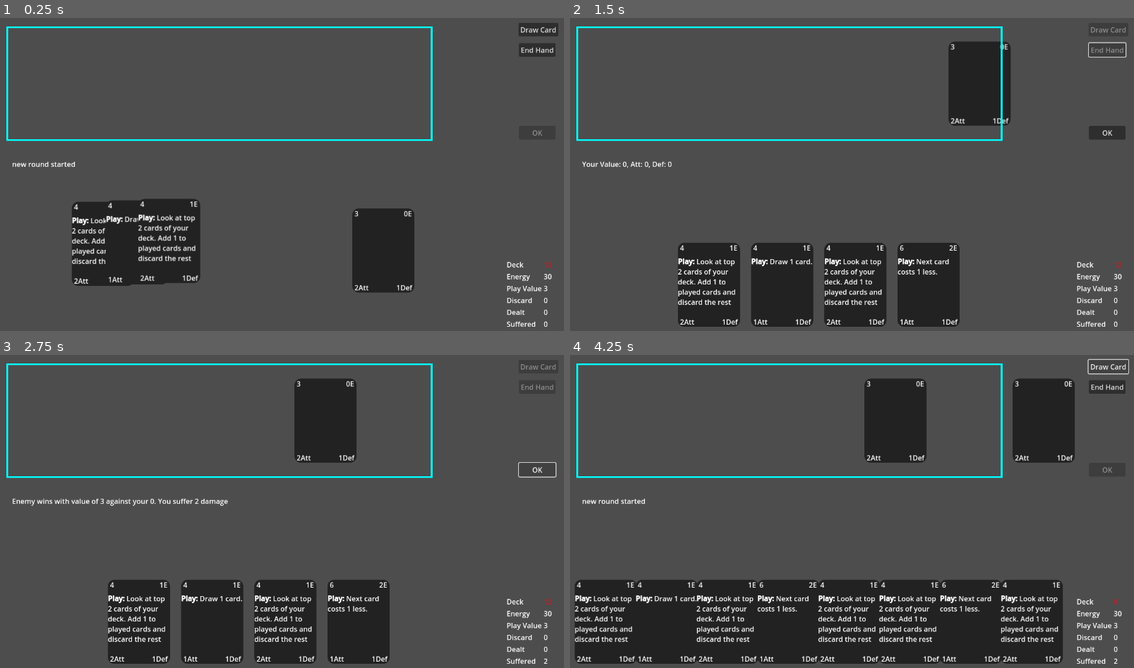
Above: before the commit, frames 1-4 (two rows, left to right).
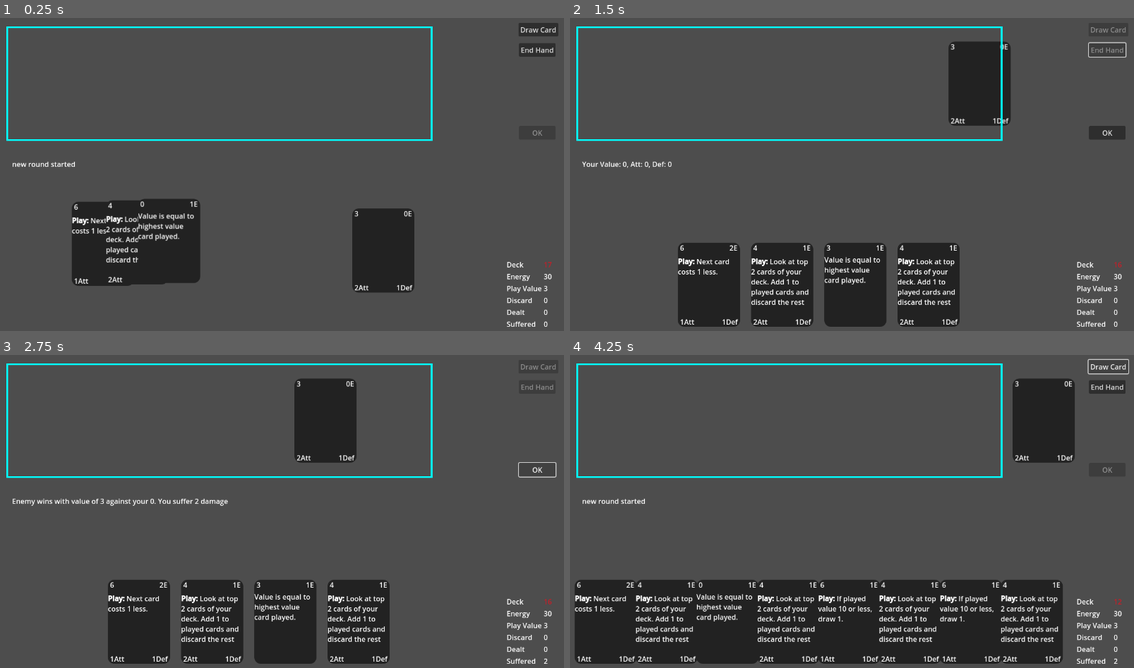
Above: after the commit, the same moments.

Repository: TicklesTheBrain/CardBuilder
Game: Godot game, scene res://game.tscn
Two runs of this game, one before a commit and one after it. Both use one fixed random seed, a clock stepped at 60 frames per second and the inputs below.
Inputs:
- Up to frame 1 (0.25 s): no input
- Up to frame 2 (1.5 s): click "Draw Card" at 0.5 s; click "End Hand" at 1.25 s
- Up to frame 3 (2.75 s): click "OK" at 2 s
- Up to frame 4 (4.25 s): click "OK" at 2.75 s; click "Draw Card" at 3.5 s

The runs differ from the first frame. In frame 1, 1.3% of the frame differs, in the area x 12-98%, y 58-85%; in frame 2, 2.0%; in frame 3, 2.0%; in frame 4, 5.7%, in the area x 0-98%, y 7-98%.

Commit message:
Bugfixes, graft as card effect now works

Diff:
--- a/InputLord.gd
+++ b/InputLord.gd
@@ -102,5 +102,5 @@
 func addMouseOverExitDelegate(card: CardDisplay, delegate: Callable):
 	mouseOverExitDelegates[card] = delegate
 
-func removeMouseOverDelate(cont: CardContainer):
+func removeMouseOverDelegate(cont: CardContainer):
 	mouseOverDelegates.erase(cont)
--- a/cardAbstractions/cardData.gd
+++ b/cardAbstractions/cardData.gd
@@ -108,6 +108,10 @@
 	newCard.cost = cost.duplicate()
 	newCard.stats = stats.duplicate()
 
+	#TODO: Is this correct? Do we always want to pass on this info to the duplicate?
+	newCard.container = container
+	newCard.prevContainer = prevContainer
+
 	CardData.mergeEffectsBuckets(newCard.onPlayEffects, onPlayEffects)
 	CardData.mergeEffectsBuckets(newCard.onLoseEffects, onLoseEffects)
 	CardData.mergeEffectsBuckets(newCard.onWinEffects, onWinEffects)
--- a/cardAbstractions/cardParam.gd
+++ b/cardAbstractions/cardParam.gd
@@ -9,7 +9,11 @@
 @export var staticText: String
 
 func getValue(ctxt: GameStateContext, card: CardData):
-	var value = card.container.applyModifiers(type, card, baseValue, ctxt)
+	var value: int
+	if not card.container:
+		value = baseValue
+	else:
+		value = card.container.applyModifiers(type, card, baseValue, ctxt)
 	for mod in modifiers:
 		value = mod.calculate(ctxt, value, card)
 	return value
--- a/cardAbstractions/timingCheck.gd
+++ b/cardAbstractions/timingCheck.gd
@@ -8,7 +8,7 @@
 var turnOff: bool = false
 var counter: int = -1
 
-var cardSubject: CardData
+var subjectCard: CardData
 var containerSubject: CardContainer
 
 func decreaseCounter(_discardValue = null, _discardValue2 = null):
@@ -23,12 +23,12 @@
 func counterDecreaseOnCardPlayed(container: CardContainer, card: CardData):
 	if container != containerSubject:
 		return
-	if cardSubject and card == cardSubject:
+	if subjectCard and card == subjectCard:
 		return
 	decreaseCounter()
 
 func counterDecreaseOnCardRemoved(_container: CardContainer, card: CardData):
-	if cardSubject != card:
+	if subjectCard != card:
 		return
 	if card.prevContainer and card.prevContainer == containerSubject:
 		decreaseCounter()
--- a/cardEffects/ceGraft.gd
+++ b/cardEffects/ceGraft.gd
@@ -61,12 +61,16 @@
 		for graft in unchosenGrafts:
 			graft.announceDestroy.emit()
 
+		InputLord.removeMouseOverDelegate(grafOptionsPocket)
+
 		PocketLord.requestClosePocket.emit(graftChoicePocket)
 		PocketLord.requestClosePocket.emit(grafOptionsPocket)
 
 		#TODO: simplify destroying card displays when moving them to a container without a controller
 
 		await deckPocketClosed
+
+
 
 func processPocketClosed(cont: CardContainer):
 	if cont == grafOptionsPocket:
--- a/game.tscn
+++ b/game.tscn
@@ -27,6 +27,7 @@
 [ext_resource type="Script" path="res://modifiers/paramModifierFlat.gd" id="20_cxkqq"]
 [ext_resource type="Script" path="res://cardEffects/ceSetValueToPrevious.gd" id="21_edulk"]
 [ext_resource type="Script" path="res://conditionals/conditionalAmount.gd" id="22_20aq1"]
+[ext_resource type="Script" path="res://cardEffects/ceGraft.gd" id="23_sjp2n"]
 [ext_resource type="Script" path="res://cardInterfaceStuff/dynamicPositionController.gd" id="27_mupmx"]
 
 [sub_resource type="Resource" id="Resource_11ma0"]
@@ -236,7 +237,7 @@
 resource_name = "Draw if value 6"
 script = ExtResource("5_fj00f")
 amount = 2
-debug = false
+debug = true
 cardTitle = ""
 graft = false
 value = SubResource("Resource_2jh3x")
@@ -1039,6 +1040,108 @@
 cost = SubResource("Resource_kky0e")
 stats = SubResource("Resource_dvtpt")
 onPlayEffects = Array[Resource("res://cardEffects/cardEffect.gd")]([SubResource("Resource_w8skv"), SubResource("Resource_ucj0k")])
+playConditionals = Array[Resource("res://conditionals/conditionals.gd")]([])
+onLoseEffects = Array[Resource("res://cardEffects/cardEffect.gd")]([])
+onWinEffects = Array[Resource("res://cardEffects/cardEffect.gd")]([])
+onBustEffects = Array[Resource("res://cardEffects/cardEffect.gd")]([])
+endRoundEffects = Array[Resource("res://cardEffects/cardEffect.gd")]([])
+drawEffects = Array[Resource("res://cardEffects/cardEffect.gd")]([])
+startMatchEffects = Array[Resource("res://cardEffects/cardEffect.gd")]([])
+
+[sub_resource type="Resource" id="Resource_h57qx"]
+script = ExtResource("6_wbupb")
+baseValue = 0
+type = 0
+modifiers = Array[Resource("res://modifiers/paramModifier.gd")]([])
+staticText = ""
+
+[sub_resource type="Resource" id="Resource_lsr0e"]
+script = ExtResource("6_wbupb")
+baseValue = 1
+type = 0
+modifiers = Array[Resource("res://modifiers/paramModifier.gd")]([])
+staticText = ""
+
+[sub_resource type="Resource" id="Resource_e08e7"]
+script = ExtResource("12_p8cui")
+source = 0
+destination = 1
+amountOfCardsToDraw = 1
+effectName = ""
+staticText = ""
+conditionals = Array[Resource("res://conditionals/conditionals.gd")]([])
+followUpEffects = Array[Resource("res://cardEffects/cardEffect.gd")]([])
+includeFollowUpText = false
+
+[sub_resource type="Resource" id="Resource_tsrmm"]
+script = ExtResource("7_j6ar4")
+attack = 1
+defence = -1
+
+[sub_resource type="Resource" id="Resource_v7stm"]
+script = ExtResource("6_wbupb")
+baseValue = 1
+type = 1
+modifiers = Array[Resource("res://modifiers/paramModifier.gd")]([])
+staticText = ""
+
+[sub_resource type="Resource" id="Resource_wexbj"]
+script = ExtResource("5_fj00f")
+amount = 3
+debug = false
+cardTitle = ""
+graft = true
+value = SubResource("Resource_v7stm")
+type = ""
+cost = SubResource("Resource_lsr0e")
+stats = SubResource("Resource_tsrmm")
+onPlayEffects = Array[Resource("res://cardEffects/cardEffect.gd")]([SubResource("Resource_e08e7")])
+playConditionals = Array[Resource("res://conditionals/conditionals.gd")]([])
+onLoseEffects = Array[Resource("res://cardEffects/cardEffect.gd")]([])
+onWinEffects = Array[Resource("res://cardEffects/cardEffect.gd")]([])
+onBustEffects = Array[Resource("res://cardEffects/cardEffect.gd")]([])
+endRoundEffects = Array[Resource("res://cardEffects/cardEffect.gd")]([])
+drawEffects = Array[Resource("res://cardEffects/cardEffect.gd")]([])
+startMatchEffects = Array[Resource("res://cardEffects/cardEffect.gd")]([])
+
+[sub_resource type="Resource" id="Resource_dhyph"]
+script = ExtResource("23_sjp2n")
+graftDeckTemplate = Array[ExtResource("5_fj00f")]([SubResource("Resource_wexbj")])
+graftOptionsNo = 3
+cardOptions = 3
+graftOptionsSource = 0
+numberOfGrafts = 1
+debugOnly = false
+effectName = ""
+staticText = "Add graft to top 3 cards of your deck"
+conditionals = Array[Resource("res://conditionals/conditionals.gd")]([])
+followUpEffects = Array[Resource("res://cardEffects/cardEffect.gd")]([])
+includeFollowUpText = false
+
+[sub_resource type="Resource" id="Resource_gtmle"]
+script = ExtResource("7_j6ar4")
+attack = 0
+defence = 0
+
+[sub_resource type="Resource" id="Resource_qweo3"]
+script = ExtResource("6_wbupb")
+baseValue = 1
+type = 1
+modifiers = Array[Resource("res://modifiers/paramModifier.gd")]([])
+staticText = ""
+
+[sub_resource type="Resource" id="Resource_u76s7"]
+resource_name = "Graft1"
+script = ExtResource("5_fj00f")
+amount = 2
+debug = true
+cardTitle = ""
+graft = false
+value = SubResource("Resource_qweo3")
+type = ""
+cost = SubResource("Resource_h57qx")
+stats = SubResource("Resource_gtmle")
+onPlayEffects = Array[Resource("res://cardEffects/cardEffect.gd")]([SubResource("Resource_dhyph")])
 playConditionals = Array[Resource("res://conditionals/conditionals.gd")]([])
 onLoseEffects = Array[Resource("res://cardEffects/cardEffect.gd")]([])
 onWinEffects = Array[Resource("res://cardEffects/cardEffect.gd")]([])
@@ -1145,7 +1248,7 @@
 [node name="DeckManager" type="Node" parent="Logic/Player" node_paths=PackedStringArray("feedContainer", "disposeContainer")]
 script = ExtResource("3_8edax")
 debugRandomiseStats = true
-templateDeck = Array[ExtResource("5_fj00f")]([SubResource("R …(502 unchanged characters)… e_d2adi"), SubResource("Resource_nny05")])
+templateDeck = Array[ExtResource("5_fj00f")]([SubResource("R …(502 unchanged characters)… e_d2adi"), SubResource("Resource_nny05"), SubResource("Resource_u76s7")])
 feedContainer = NodePath("../DiscardManager")
 disposeContainer = NodePath("../DiscardManager")
 
@@ -1250,12 +1353,13 @@
 position = Vector2(1075, 148.5)
 shape = SubResource("RectangleShape2D_7o7mm")
 
-[node name="EnemyDiscardController" type="Node2D" parent="." node_paths=PackedStringArray("positionMarker")]
+[node name="EnemyDiscardController" type="Node2D" parent="." node_paths=PackedStringArray("positionMarker", "logicalContainer")]
 script = ExtResource("3_lpmun")
-positionMarker = NodePath("../DiscardDisplaySink/DiscardOrigin")
-
-[node name="Marker2D" type="Marker2D" parent="EnemyDiscardController"]
-position = Vector2(1091, 319)
+positionMarker = NodePath("EnemyDiscard")
+logicalContainer = NodePath("../Logic/Enemy/EnemyDiscard")
+
+[node name="EnemyDiscard" type="Marker2D" parent="EnemyDiscardController"]
+position = Vector2(1216, 164)
 
 [node name="DiscardDisplaySink" type="Node2D" parent="." node_paths=PackedStringArray("positionMarker", "logicalContainer")]
 script = ExtResource("3_lpmun")
Not shown: 1 places in game.tscn that only renumber resources
